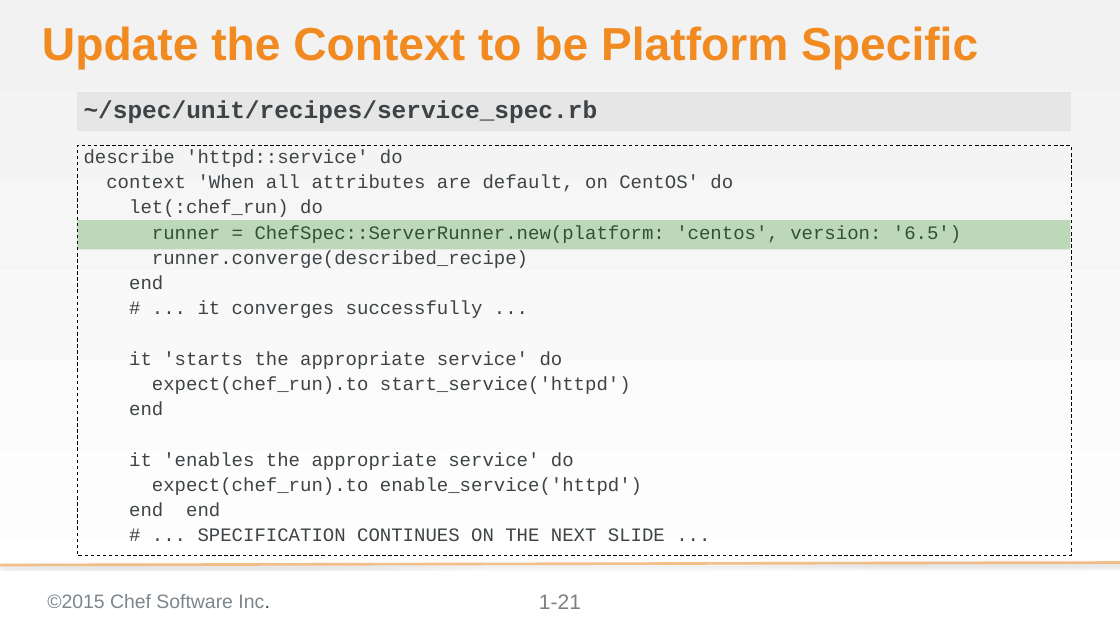
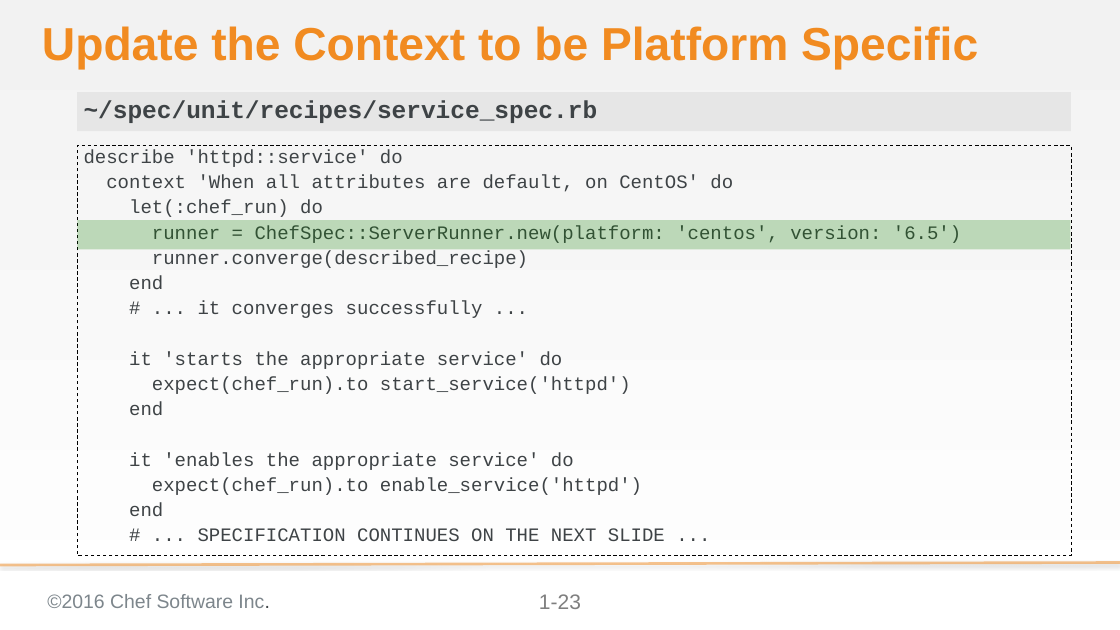
Before and after one commit to chef-training/test_driven_cookbook_development, a slide deck: slide 23 of 08-refactoring_for_multiple_platforms.pptx (slide 21 before the commit). Drawn at 1120x630 pixels with LibreOffice and Linux fonts; fonts in the diff are those of the drawing; background and template pictures are left out. Boxes give left, top, right and bottom in pixels: in the first picture for what was removed or moved away, otherwise in the second. Text is boxed around its words. In the diff, an @@ line names an element or a change of style, - is before the commit and + after.

Commit message:
Update 08 Refactoring Multiple Platforms is now conceptual slide
Way more yak than ever before. This yak has a spiritual side.
Includes the acknowledgement and lab associated with the configuration recipe. This creates a good conversation as the learner will refactor and then undo the change and talk about it.
Made the first experience with pry a group activity

```diff
--- a/08-refactoring_for_multiple_platforms.pptx
+++ b/08-refactoring_for_multiple_platforms.pptx
@@ text at bbox=[129, 503, 163, 516]: text changed @@
-end end
+end
@@ text at bbox=[47, 594, 269, 608]: text changed @@
-©2015 Chef Software Inc.
+©2016 Chef Software Inc.
@@ page number at bbox=[539, 594, 581, 609]: text changed @@
-1-21
+1-23
```
Also in this commit, not shown: 33 other slides changed, 13 slides added.
